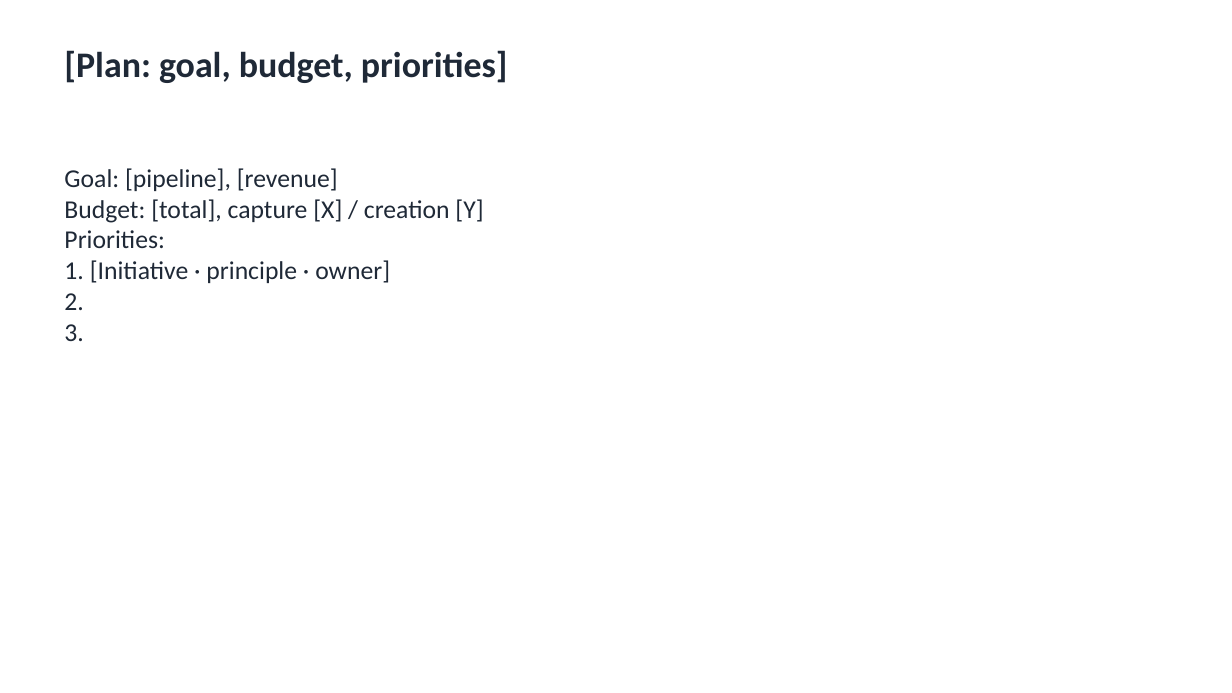
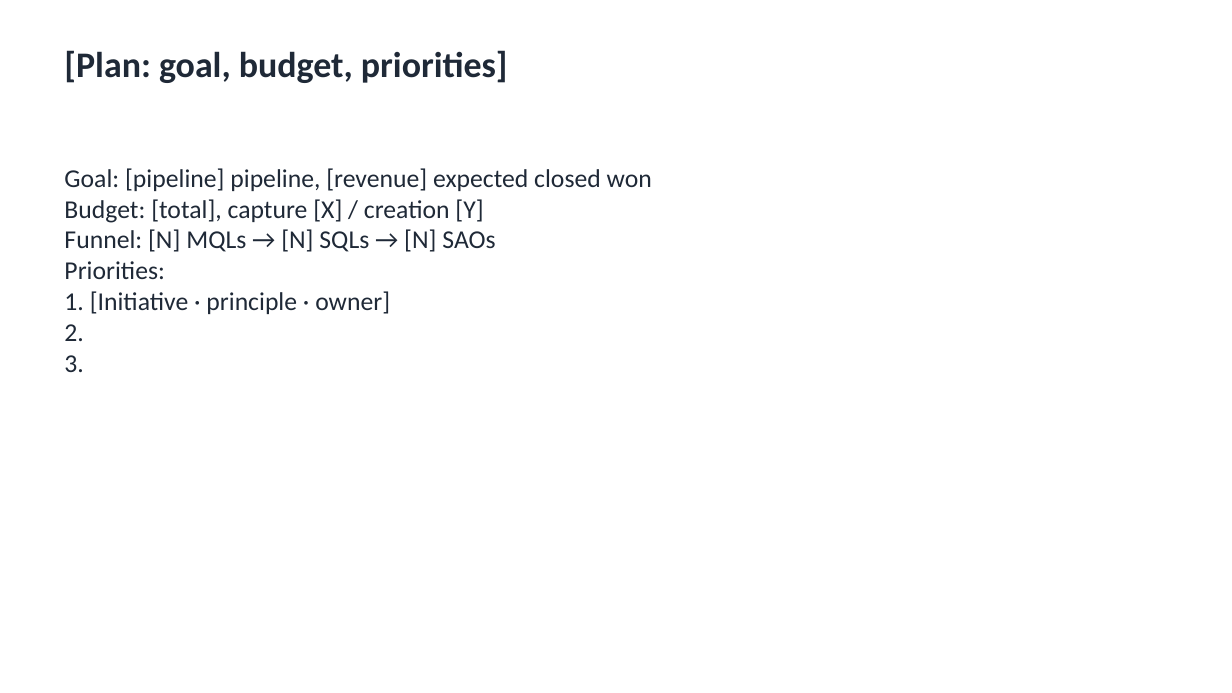
Before and after one commit to redavio/performance-marketing-playbook, a slide deck: slide 8 of deliverables/slide-template.pptx. Drawn at 1232x693 pixels with LibreOffice and Linux fonts; fonts in the diff are those of the drawing. Boxes give left, top, right and bottom in pixels: in the first picture for what was removed or moved away, otherwise in the second. Text is boxed around its words. In the diff, an @@ line names an element or a change of style, - is before the commit and + after.

```diff
--- a/deliverables/slide-template.pptx
+++ b/deliverables/slide-template.pptx
@@ text at box(64, 168, 652, 191): text changed @@
-Goal: [pipeline], [revenue]
+Goal: [pipeline] pipeline, [revenue] expected closed won
@@ text at box(64, 229, 495, 252): paragraph added @@
+Funnel: [N] MQLs → [N] SQLs → [N] SAOs
```
Also in this commit, not shown: 4 other slides changed, 34 other files.
